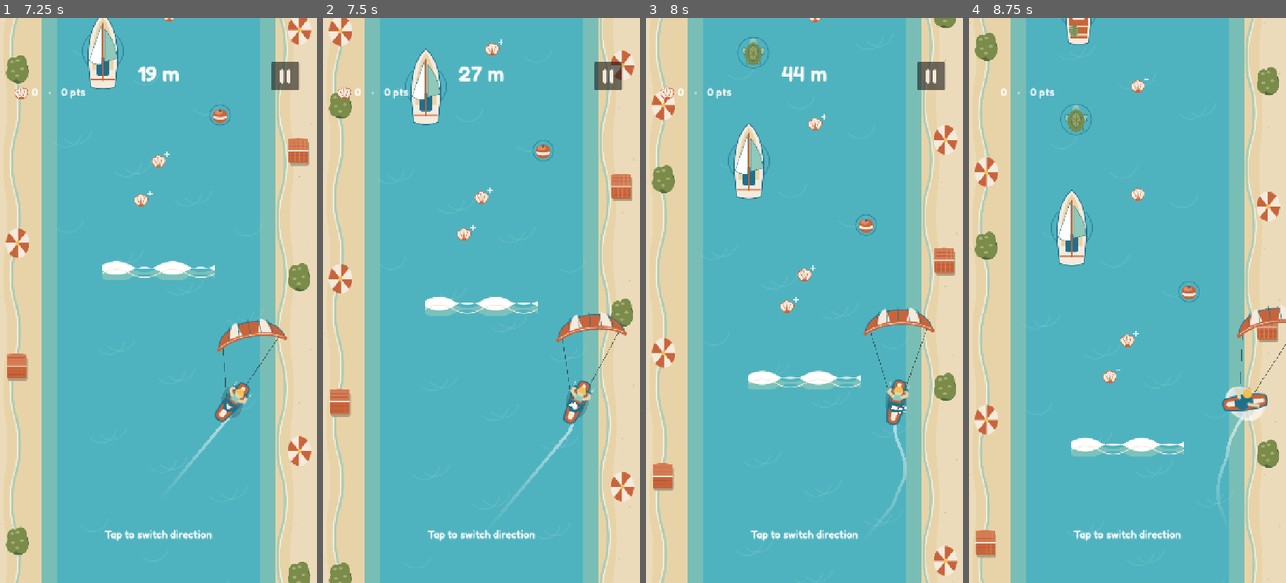
Above: before the commit, frames 1-4 (left to right).
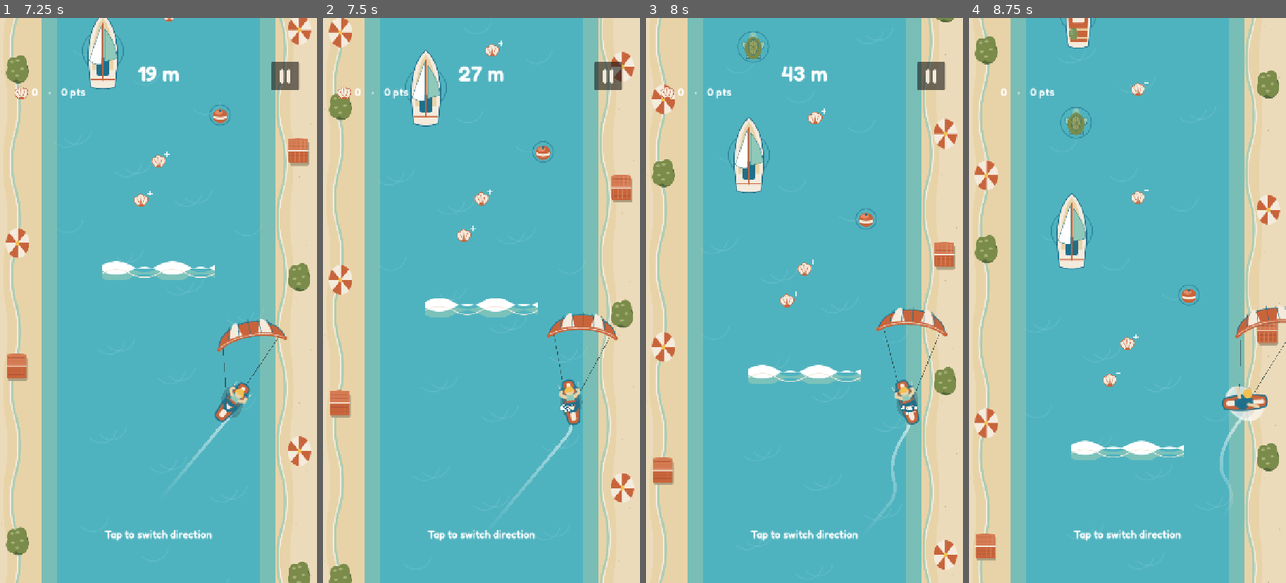
Above: after the commit, the same moments.

Repository: yeetozer/meltemi
Game: Godot game, scene res://scenes/main.tscn
Same seed, same stepped clock (60 frames per second), same inputs: the game is played once before the commit and once after it.
Inputs (mouse positions are in pixels of both pictures, inside the frame that each line leads up to):
- Up to frame 1 (7.25 s): click "Ride" at 0.5 s; click (285, 74) at 1.25 s; click "Resume" at 2 s; tap Enter at 2.75 s; move the mouse to (228, 272) at 2.77 s; tap Space at 2.85, 3.02, 3.32 s; click (228, 272) at 2.92 s; click "Retry" at 3.5 s; click (285, 74) at 4.25 s; click "Restart" at 5 s; click (285, 74) at 5.75 s; click "Restart" at 6.5 s
- Up to frame 2 (7.5 s): tap Enter at 7.25 s; move the mouse to (418, 328) at 7.27 s; tap Space at 7.35 s; click (418, 328) at 7.42 s
- Up to frame 3 (8 s): tap Space at 7.52, 7.82 s
- Up to frame 4 (8.75 s): tap Enter at 8 s; move the mouse to (1159, 176) at 8.02 s; tap Space at 8.1 s; click (1159, 176) at 8.17 s

Frame 1 is identical in both runs. In frame 2, 3.3% of the frame differs, in the area x 0-99%, y 0-100%; in frame 3, 7.7%; in frame 4, 5.0%.

Commit message:
Fix tap not switching direction on iPhone: one tap was handled as touch + mouse and flipped tack twice
- Only touch presses are gameplay taps; touch emulation from mouse is disabled on touchscreens
- 70 ms de-duplication guard; taps on pause/menu buttons ignored
- Snappier heading ease (0.15 s)
- ?debug=1 web readout (window.__meltemi) for browser touch tests
- Smoke regression: touch+emulated mouse+real mouse per tap flips tack exactly once

Diff:
--- a/game/scripts/main.gd
+++ b/game/scripts/main.gd
@@ -32,12 +32,17 @@
 var snap_frames: int = 0
 var capture_done: bool = false
 var spin_hint: bool = false
+var web_debug: bool = false
+var raw_touches: int = 0
+var unhandled_touches: int = 0
+var actions: int = 0
 func _exit_tree() -> void:
  if is_instance_valid(ambient):
   ambient.stop()
   ambient.stream=null
 func _ready() -> void:
  Engine.max_fps = 60
+ Input.emulate_touch_from_mouse = not DisplayServer.is_touchscreen_available()
  save.read_save()
  var theme_: Theme = Theme.new()
  var fonts: DirAccess = DirAccess.open("res://assets/fonts")
@@ -68,6 +73,8 @@
  ambient=AudioStreamPlayer.new(); ambient.stream=AssetLib.sound("amb_ocean"); ambient.volume_db=-16; add_child(ambient); ambient.finished.connect(func() -> void: ambient.play()); ambient.play()
  for arg: String in OS.get_cmdline_user_args():
   if arg.begins_with("--capture="): snap=arg.trim_prefix("--capture=")
+ if OS.has_feature("web"):
+  web_debug=str(JavaScriptBridge.eval("location.search")).contains("debug=1")
  show_menu("title")
  if snap=="shop": show_menu("shop")
  if snap=="pause": start(); show_menu("pause")
@@ -117,13 +124,37 @@
  if state=="title": start(); return
  if state!="play": return
  var airborne: bool=run.air>0
+ actions+=1
  run.tap(); audio("trick" if airborne else "tack")
  if not airborne: spray.position=Vector2(run.x,rider_y()); spray.restart(); spray.emitting=true
  Input.vibrate_handheld(12)
+func over_button(pos: Vector2) -> bool:
+ if pause_button.visible and pause_button.get_global_rect().grow(8).has_point(pos): return true
+ if panel.visible:
+  for child: Node in panel.get_children():
+   if child is Button and (child as Button).get_global_rect().has_point(pos): return true
+ return false
+## One physical tap must produce exactly one action. A phone tap reaches Godot as
+## a touch AND as a mouse click (Godot's emulated mouse, plus Safari's own
+## compatibility mouse events). Handling both flipped the tack twice, so the
+## rider never changed direction. Only touch presses are gameplay taps; desktop
+## mouse clicks become touches through emulate_touch_from_mouse, which is turned
+## off on touchscreens so Safari's compatibility clicks cannot become touches.
+var last_tap_ms: int = -1000
+func pointer_tap(event: InputEvent) -> bool:
+ if not (event is InputEventScreenTouch and event.pressed): return false
+ var now: int=Time.get_ticks_msec()
+ if now-last_tap_ms<70: return false
+ last_tap_ms=now
+ return true
+func _input(event: InputEvent) -> void:
+ if event is InputEventScreenTouch and event.pressed: raw_touches+=1
 func _unhandled_input(event: InputEvent) -> void:
- if event is InputEventScreenTouch and event.pressed: action()
- elif event is InputEventMouseButton and event.pressed and event.button_index==MOUSE_BUTTON_LEFT and not Input.emulate_touch_from_mouse: action()
- elif event is InputEventKey and event.pressed:
+ if pointer_tap(event):
+  var pos: Vector2=event.position
+  if over_button(pos): return
+  unhandled_touches+=1; action(); get_viewport().set_input_as_handled()
+ elif event is InputEventKey and event.pressed and not event.echo:
   if event.keycode==KEY_SPACE: action()
   elif event.keycode==KEY_ESCAPE and state=="play": show_menu("pause")
 func rider_y() -> float: return get_viewport_rect().size.y*0.68
@@ -195,6 +226,8 @@
  shadow.position=pos+Vector2(air_height*35,air_height*35); shadow.scale=Vector2.ONE*(1-air_height*0.35); shadow.color.a=0.25-air_height*0.12
  for i in range(2): lines[i].points=PackedVector2Array([rider.position+Vector2((i*2-1)*13,-10),kite.position+Vector2((i*2-1)*55,15).rotated(kite.rotation)*scale_*1.2])
  queue_redraw()
+ if web_debug:
+  JavaScriptBridge.eval("window.__meltemi=%s" % JSON.stringify({"state":state,"tack":run.tack,"heading":snappedf(run.heading,0.001),"x":snappedf(run.x,0.1),"raw":raw_touches,"unhandled":unhandled_touches,"actions":actions,"dead":run.dead}))
  if snap!="" and not capture_done:
   snap_frames+=1
   if snap_frames==8: capture()
--- a/game/scripts/run_model.gd
+++ b/game/scripts/run_model.gd
@@ -47,7 +47,7 @@
  if combo_time > 6: combo = 1
  speed = lerpf(START_SPEED,MAX_SPEED,minf(elapsed/90.0,1.0)) * (1.5 if gust > 0 else 1.0)
  if x < SHORE+38 or x > 720-SHORE-38: speed *= 0.6
- heading = lerp_angle(heading,float(tack)*0.698,minf(dt/0.22,1.0))
+ heading = lerp_angle(heading,float(tack)*0.698,minf(dt/0.15,1.0))
  x += sin(heading)*speed*dt
  distance += cos(heading)*speed*dt/10.0
  if x < SHORE or x > 720-SHORE: crash("Beached")
--- a/game/tests/smoke.gd
+++ b/game/tests/smoke.gd
@@ -22,6 +22,24 @@
  if game.state=="over": game.start(); retries+=1
  print("SMOKE title -> play -> wipeout -> retry -> play; simulated=60s retries=",retries," final=",game.state)
  var ok: bool=retries>0 and game.state=="play"
+ # Input regression: one phone tap = touch + emulated mouse; tack must flip exactly once.
+ game.start(); game._process(1.0/60)
+ var taps_ok: bool=true
+ for i in range(3):
+  var before: int=game.run.tack
+  game.last_tap_ms=-1000
+  var touch: InputEventScreenTouch=InputEventScreenTouch.new(); touch.pressed=true; touch.position=Vector2(360,900)
+  var mouse: InputEventMouseButton=InputEventMouseButton.new(); mouse.pressed=true; mouse.button_index=MOUSE_BUTTON_LEFT; mouse.position=Vector2(360,900); mouse.device=InputEvent.DEVICE_ID_EMULATION
+  var mouse_real: InputEventMouseButton=mouse.duplicate(); mouse_real.device=0
+  game._unhandled_input(touch); game._unhandled_input(mouse); game._unhandled_input(mouse_real)
+  game._process(1.0/60)
+  taps_ok=taps_ok and game.run.tack==-before
+ var pause_ok: bool=true
+ var t0: int=game.run.tack; game.last_tap_ms=-1000
+ var on_pause: InputEventScreenTouch=InputEventScreenTouch.new(); on_pause.pressed=true; on_pause.position=game.pause_button.get_global_rect().get_center()
+ game._unhandled_input(on_pause); pause_ok=game.run.tack==t0
+ print("INPUT one tap flips tack exactly once: ",taps_ok,"; tap on pause button does not flip: ",pause_ok)
+ ok=ok and taps_ok and pause_ok
  game.ambient.stream_paused=false
  game.ambient.stop()
  game.ambient.stream=null
